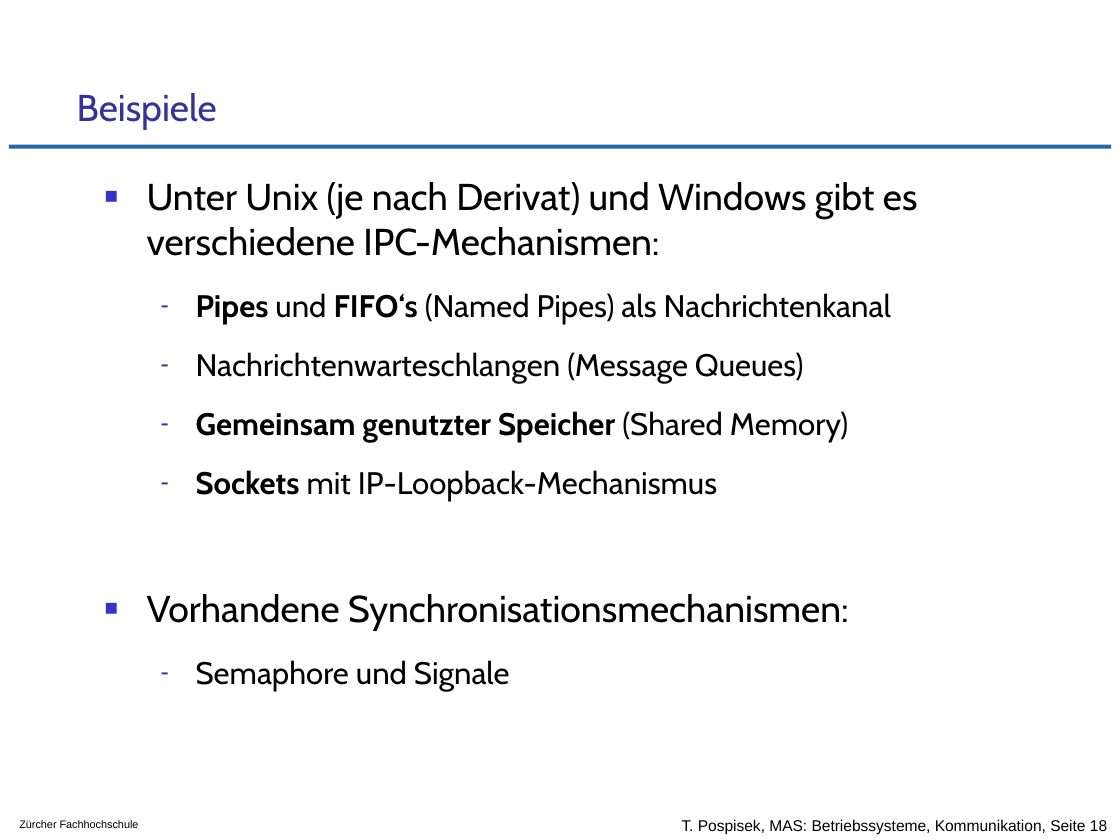
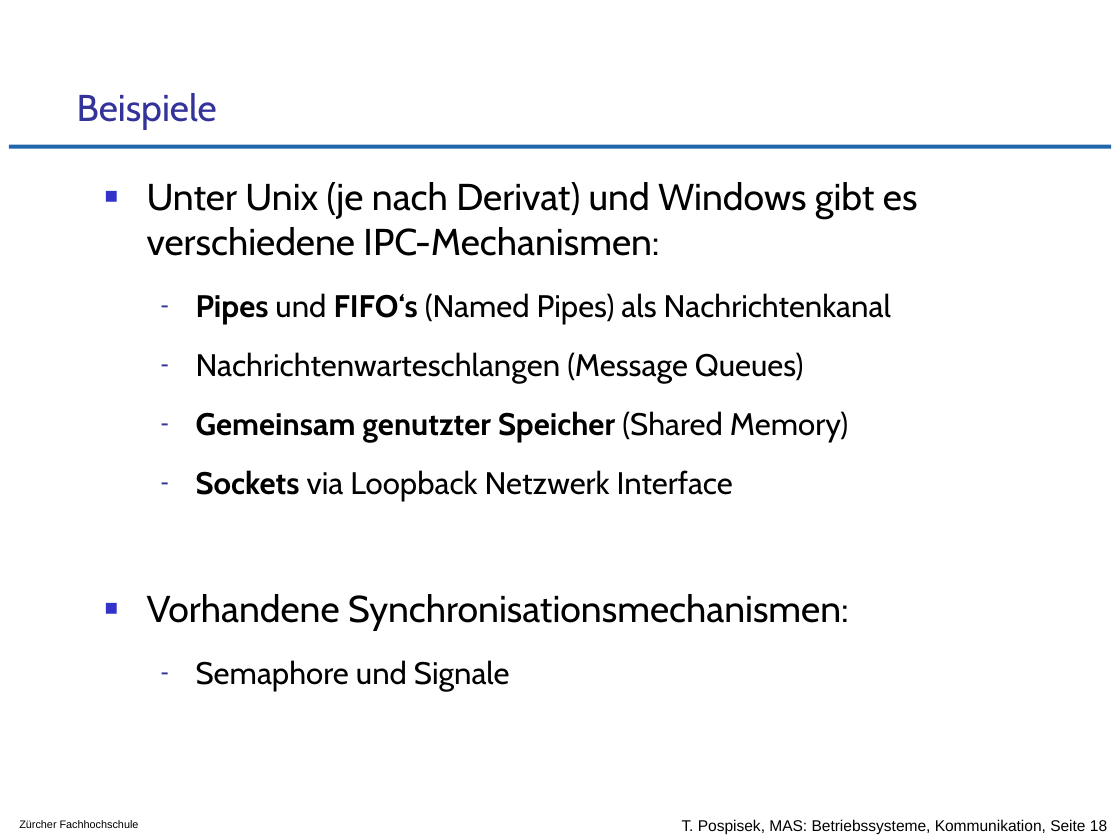
Before and after one commit to tpo/betriebssysteme, a slide deck: slide 18 of 09_Kommunikation_von_Prozessen_und_Threads.odp. Drawn at 1120x840 pixels with LibreOffice and Linux fonts; fonts in the diff are those of the drawing; background and template pictures are left out. Boxes give left, top, right and bottom in pixels: in the first picture for what was removed or moved away, otherwise in the second. Text is boxed around its words. In the diff, an @@ line names an element or a change of style, - is before the commit and + after.

```diff
--- a/09_Kommunikation_von_Prozessen_und_Threads.odp
+++ b/09_Kommunikation_von_Prozessen_und_Threads.odp
@@ text at (x1=196, y1=470, x2=733, y2=502): text changed @@
-  – Sockets mit IP-Loopback-Mechanismus
+  – Sockets via Loopback Netzwerk Interface
```
Also in this commit, not shown: 1 other file.
